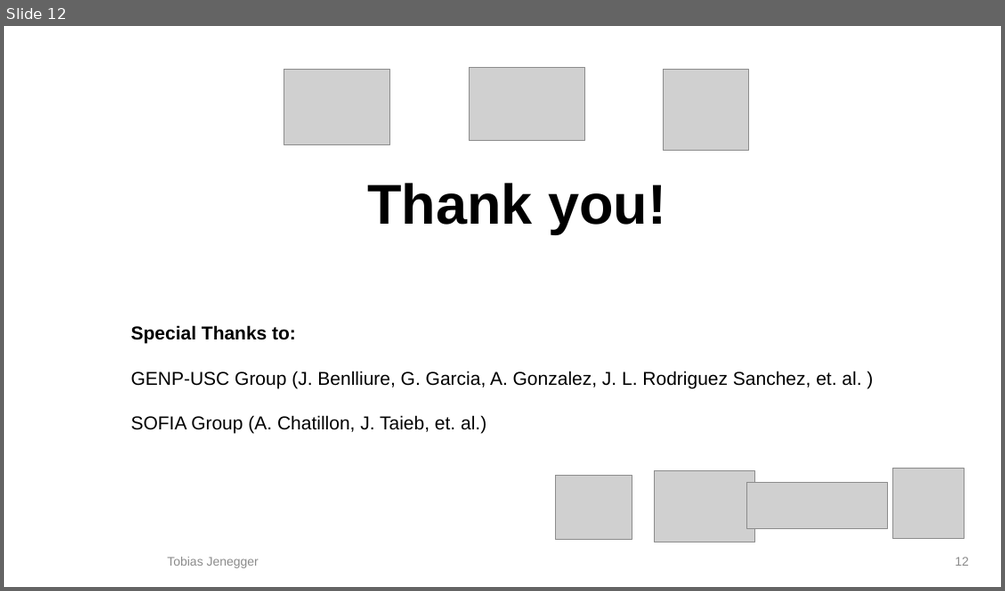
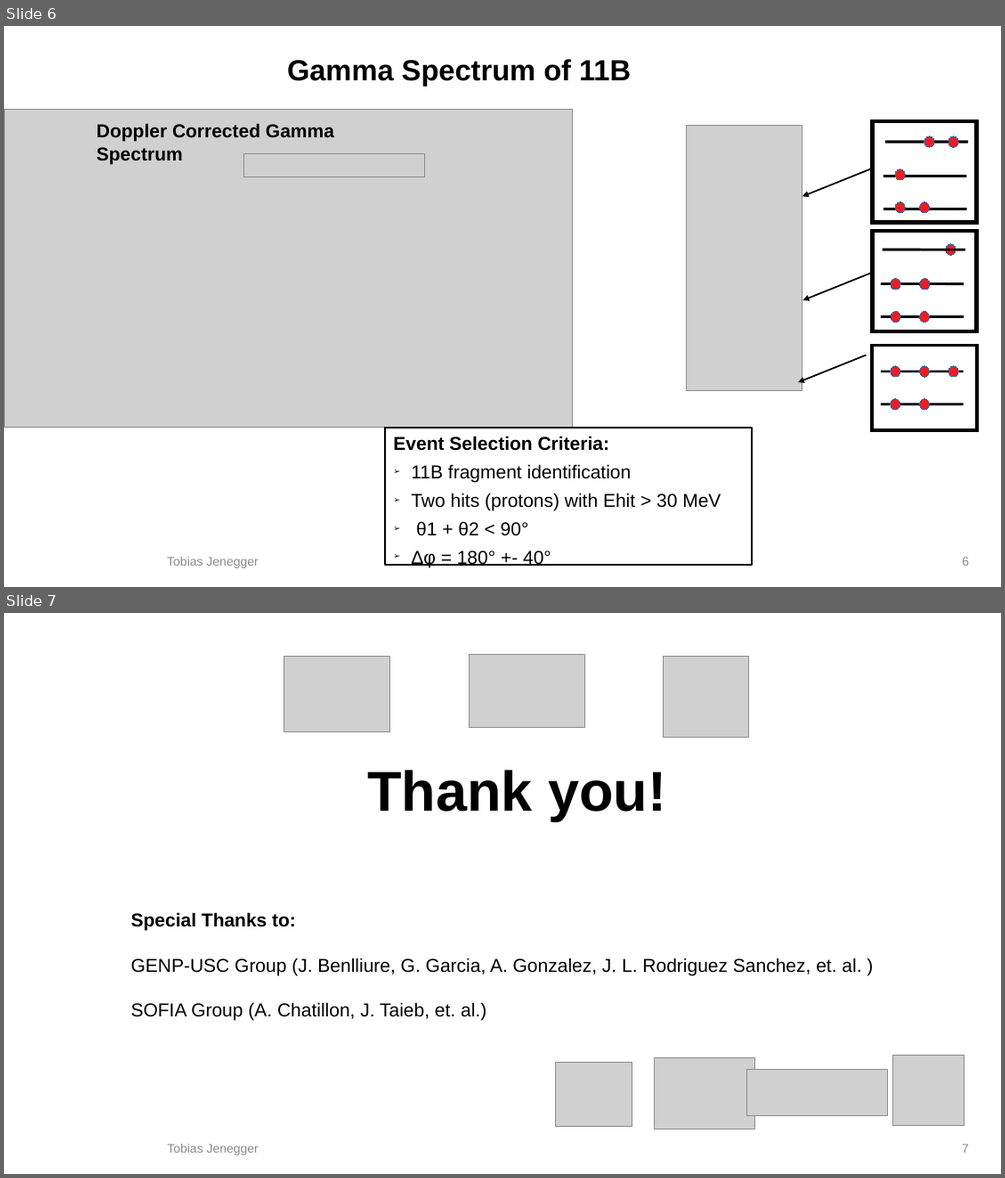
Before and after one commit to jenegger/r3bweek_2022, a slide deck: r3b_pres_2022.odp. Shown one above the other, each under a label of ours: slide 12 before the commit, slides 6 and 7 after it. The pictures are 1005x591 and 1005x1178 pixels, drawn with LibreOffice and Linux fonts; fonts in the diff are those of the drawing; grey boxes stand for pictures; background and template pictures are left out. Boxes give left, top, right and bottom in pixels: in the first picture for what was removed or moved away, otherwise in the second. Text is boxed around its words. In the diff, an @@ line names an element or a change of style, - is before the commit and + after.

```diff
--- a/r3b_pres_2022.odp
+++ b/r3b_pres_2022.odp
@@ slide 6 added at <box>4,26,1001,587</box>, background #FFFFFF @@
@@ text added at <box>287,59,631,86</box>, 28 pt, text #000000, bold @@
+Gamma Spectrum of 11B
@@ picture added at <box>5,109,573,426</box> @@
@@ text added at <box>97,123,334,164</box>, 18 pt, text #000000, bold @@
+Doppler Corrected Gamma Spectrum
@@ picture added at <box>244,153,424,177</box> @@
@@ group added at <box>686,120,978,431</box>: 24 ellipses, 16 lines, 3 frames, 3 arrows, 1 picture @@
@@ rectangle added at <box>130,413,185,466</box>, fill #FFFFFF, outline #FFFFFF 0 pt @@
@@ rectangle added at <box>386,427,752,564</box>, outline #000000 1.5 pt, 18 pt, text #000000 @@
+Event Selection Criteria:
+➢ 11B fragment identification
+➢ Two hits (protons) with Ehit > 30 MeV
+➢ θ1 + θ2 < 90°
+➢ Δφ = 180° +- 40°
@@ text added at <box>167,556,258,568</box>, 12 pt, text #8B8B8B @@
+Tobias Jenegger
@@ page number added at <box>962,556,969,565</box>, 12 pt, text #8B8B8B @@
+6
@@ what was slide 12 is now slide 7 @@
@@ page number at <box>962,1143,969,1152</box>: text changed @@
-12
+7
```
Also in this commit, not shown: 4 other slides added, 10 slides removed.
